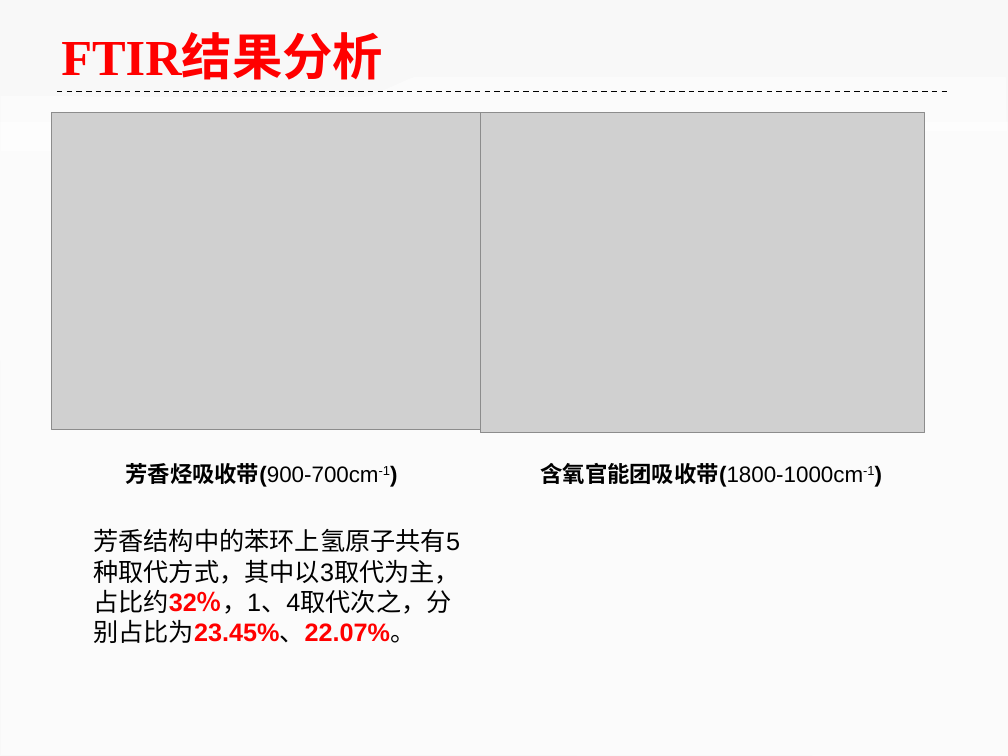
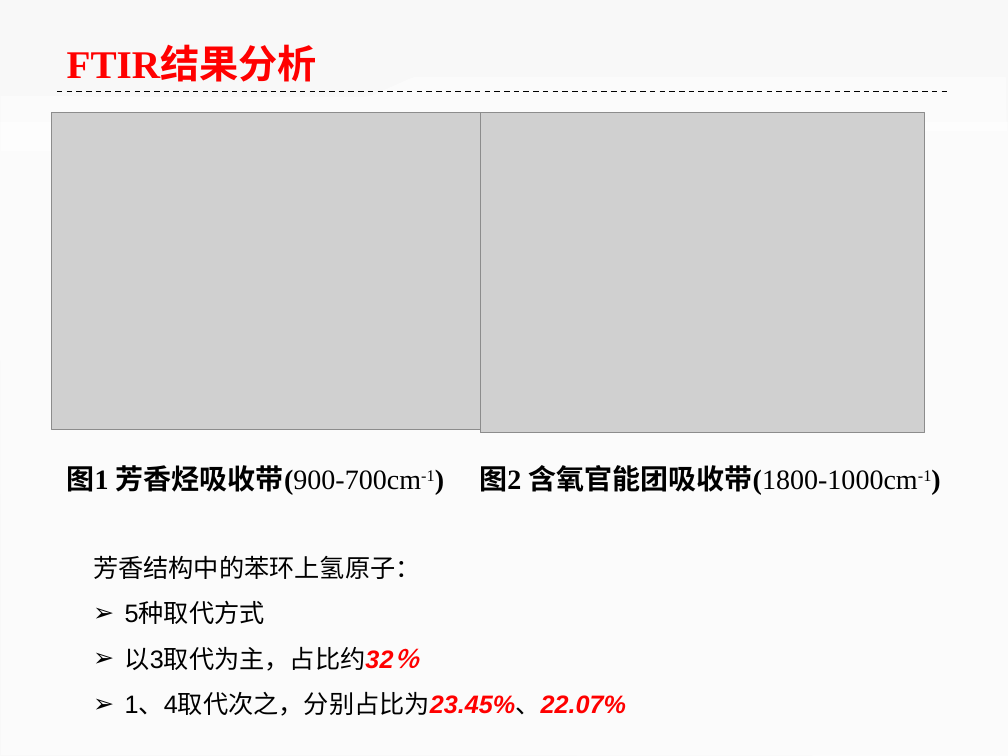
Before and after one commit to ilvcr/GraduationProject, a slide deck: slide 10 of ppt/yoghourtppt.pptx. Drawn at 1008x756 pixels with LibreOffice and Linux fonts; fonts in the diff are those of the drawing; grey boxes stand for pictures. Boxes give left, top, right and bottom in pixels: in the first picture for what was removed or moved away, otherwise in the second. Text is boxed around its words. In the diff, an @@ line names an element or a change of style, - is before the commit and + after.

```diff
--- a/ppt/yoghourtppt.pptx
+++ b/ppt/yoghourtppt.pptx
@@ text "FTIR结果分析": place and size @@
-text "FTIR结果分析" at [61,36,383,80]
+text "FTIR结果分析" at [67,47,317,82]
@@ text "FTIR结果分析" at [67,47,317,82]: size 36 to 28 pt @@
@@ text at [67,465,932,495]: text changed; size 16 to 20 pt; font Arial to Times New Roman @@
-芳香烃吸收带(900-700cm-1) 含氧官能团吸收带(1800-1000cm-1)
+图1 芳香烃吸收带(900-700cm-1) 图2 含氧官能团吸收带(1800-1000cm-1)
@@ text at [93,555,626,716]: text changed @@
-芳香结构中的苯环上氢原子共有5种取代方式，其中以3取代为主，占比约32％，1、4取代次之，分别占比为23.45%、22.07%。
+芳香结构中的苯环上氢原子：
+➢ 5种取代方式
+➢ 以3取代为主，占比约32％
+➢ 1、4取代次之，分别占比为23.45%、22.07%
```
Also in this commit, not shown: 40 other slides changed, 4 slides added, 15 slides removed, 3 other files.
